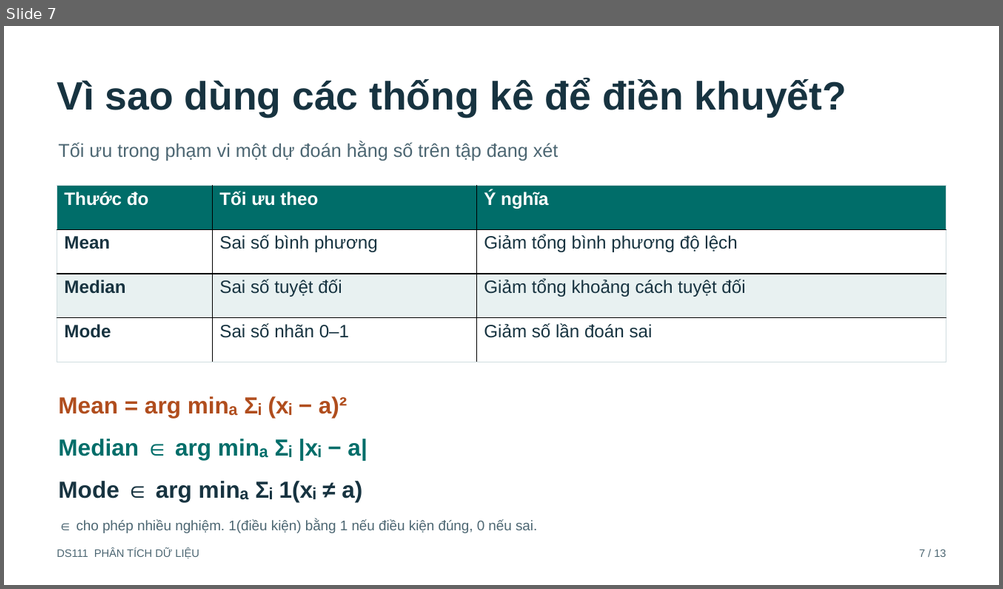
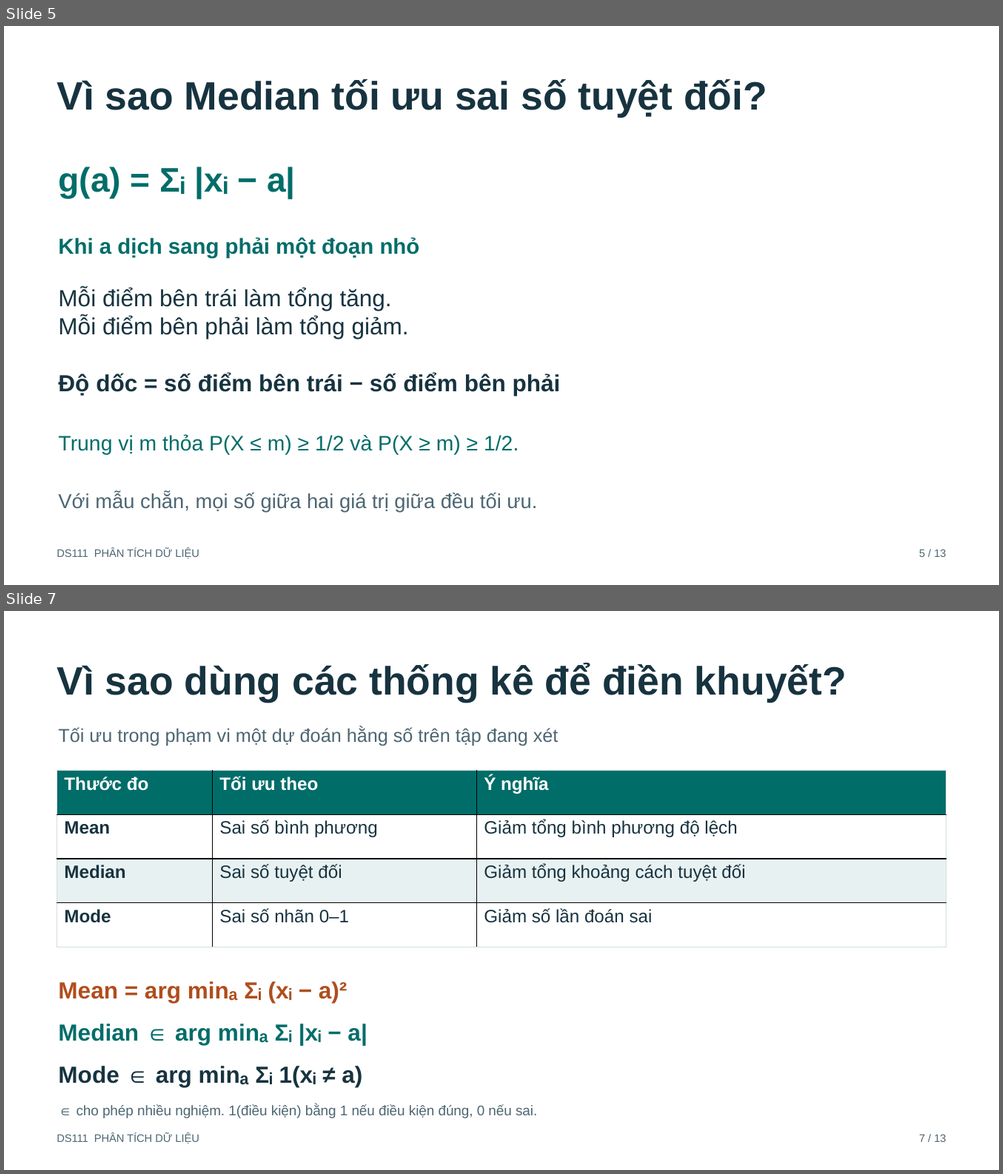
Before and after one commit to ncat218/Seminar-DS111, a slide deck: presentation/seminar_15min.pptx. Shown one above the other, each under a label of ours: slide 7 before the commit, slides 5 and 7 after it; the slides between them are not shown. The pictures are 1003x589 and 1003x1174 pixels, drawn with LibreOffice and Linux fonts; fonts in the diff are those of the drawing. Boxes give left, top, right and bottom in pixels: in the first picture for what was removed or moved away, otherwise in the second. Text is boxed around its words. In the diff, an @@ line names an element or a change of style, - is before the commit and + after.

```diff
--- a/presentation/seminar_15min.pptx
+++ b/presentation/seminar_15min.pptx
@@ slide 5 added at box(4, 26, 999, 585), background #FFFFFF @@
@@ text added at box(57, 79, 767, 117), 38.2 pt, text #173340, bold @@
+Vì sao Median tối ưu sai số tuyệt đối?
@@ text added at box(58, 167, 296, 198), 33 pt, text #006D69, bold @@
+g(a) = Σᵢ |xᵢ − a|
@@ text added at box(58, 238, 420, 258), 21 pt, text #006D69, bold @@
+Khi a dịch sang phải một đoạn nhỏ
@@ text added at box(58, 288, 409, 339), 22.5 pt, text #173340 @@
+Mỗi điểm bên trái làm tổng tăng.
+Mỗi điểm bên phải làm tổng giảm.
@@ text added at box(58, 373, 560, 396), 22.5 pt, text #173340, bold @@
+Độ dốc = số điểm bên trái − số điểm bên phải
@@ text added at box(58, 434, 518, 455), 20.2 pt, text #006D69 @@
+Trung vị m thỏa P(X ≤ m) ≥ 1/2 và P(X ≥ m) ≥ 1/2.
@@ text added at box(58, 493, 537, 512), 19.5 pt, text #4C6672 @@
+Với mẫu chẵn, mọi số giữa hai giá trị giữa đều tối ưu.
@@ text added at box(57, 548, 199, 560), 10.5 pt, text #4C6672 @@
+DS111 PHÂN TÍCH DỮ LIỆU
@@ text added at box(919, 550, 945, 557), 10.5 pt, text #4C6672 @@
+5 / 13
```
Also in this commit, not shown: 4 slides changed, 5 other slides added, 6 slides removed, 37 other files.
